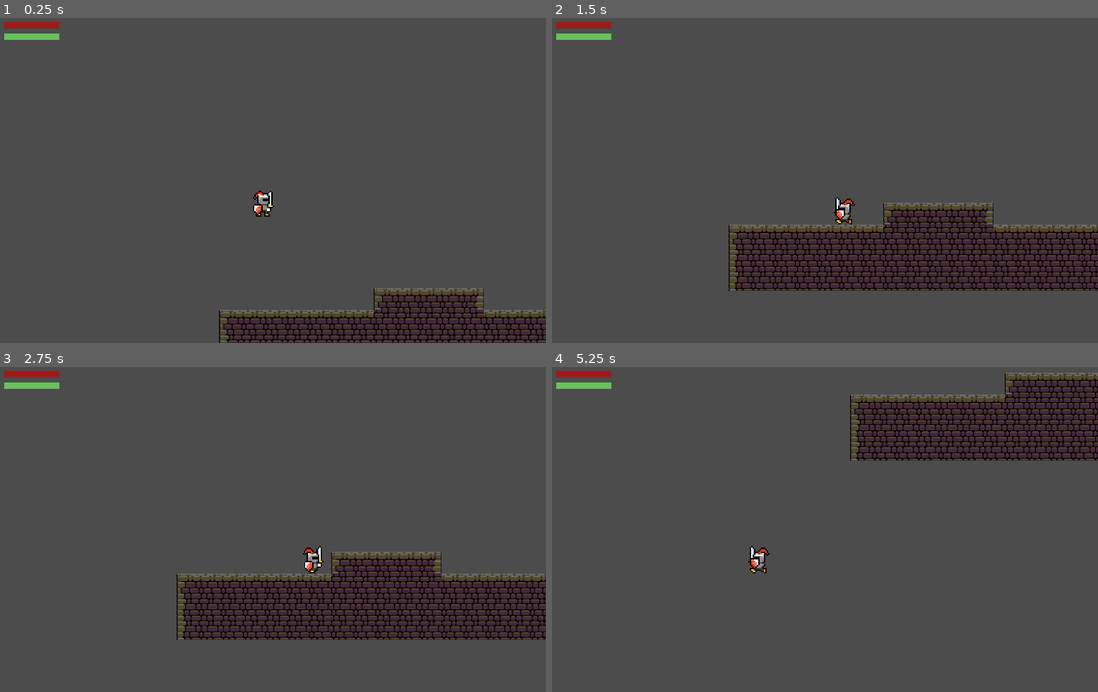
Above: before the commit, frames 1-4 (two rows, left to right).
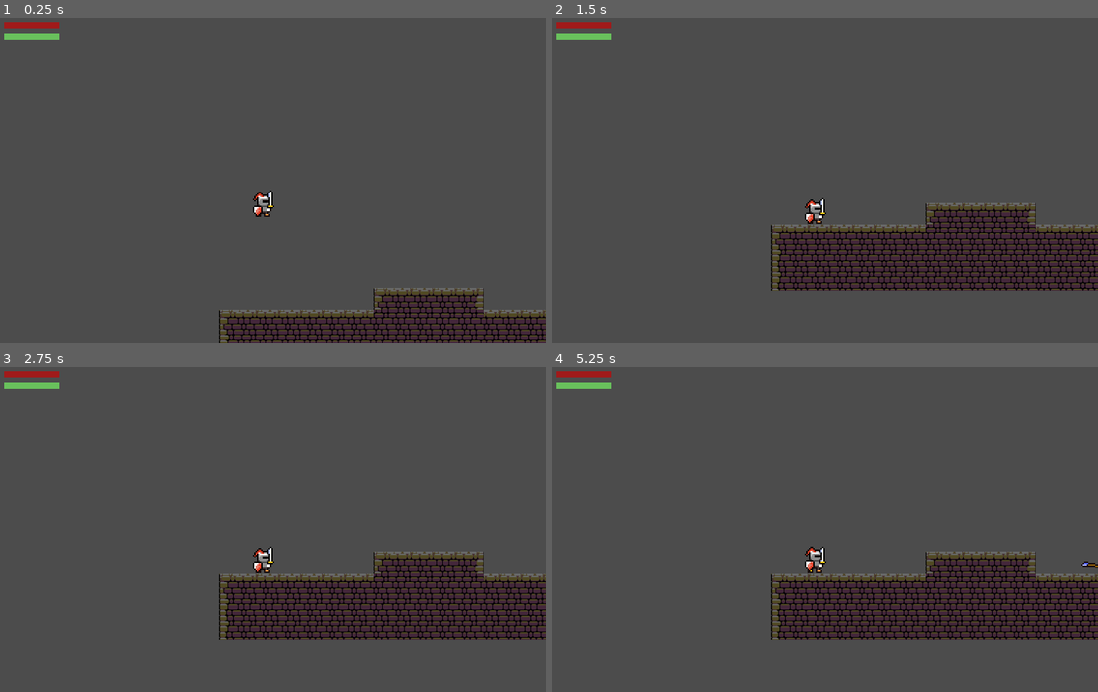
Above: after the commit, the same moments.

Repository: dim35/CEN3031-Project
Game: Godot game, scene res://environment_scenes/World.tscn
Two runs of this game, one before a commit and one after it. Both use one fixed random seed, a clock stepped at 60 frames per second and the inputs below. This scene is started directly instead of the project's main scene.
Inputs:
- Up to frame 1 (0.25 s): no input
- Up to frame 2 (1.5 s): hold Right (ui_right) 0.53-1.28 s; tap Space (ui_select) at 0.77 s; hold Left (ui_left) from 1.28 s (still down)
- Up to frame 3 (2.75 s): tap Space (ui_select) at 1.52 s; release Left (ui_left) at 2.03 s; hold Right (ui_right) from 2.03 s (still down)
- Up to frame 4 (5.25 s): release Right (ui_right) at 2.78 s; hold Up (ui_up) 2.78-3.53 s; tap Space (ui_select) at 3.02, 3.77, 4.52 s; hold Left (ui_left) from 3.53 s (still down)

The runs differ from the first frame. In frame 1, 0.1% of the frame differs, in the area x 46-50%, y 53-61%; in frame 2, 7.4%; in frame 3, 7.4%; in frame 4, 24%, in the area x 35-100%, y 1-84%.

Commit message:
Entity script changes

Diff:
--- a/entity_scenes/AnimatedEntity.gd
+++ b/entity_scenes/AnimatedEntity.gd
@@ -4,7 +4,8 @@
 # ----------- All attributes of an animated entity -----------
 var velocity = Vector2()
 var speed = 300
-var health = 10
+var health = 100
+var stamina = 100
 var defense = 10
 const UP_DIRECTION = Vector2(0, -1)
 const GRAVITY = 10
@@ -12,7 +13,6 @@
 
 
 func _physics_process(delta):
-	# print("Super") # For debugging purposes only
 	velocity.y += GRAVITY
 	velocity.x = 0
 	pass
--- a/entity_scenes/Player.gd
+++ b/entity_scenes/Player.gd
@@ -1,10 +1,15 @@
 extends "res://entity_scenes/AnimatedEntity.gd"
+const MAX_STAMINA = 150
+const MAX_HEALTH = 200
+var player_is_idle = true
 
 
-# Initialize the Player entity with attributes
+
+# Initialize the Player entity with its attributes
 func _ready():
 	speed = 200
-	health = 15
+	health = 200
+	stamina = 150
 	defense = 15
 	pass
 
@@ -15,46 +20,43 @@
 
 	._physics_process(delta)
 
-	# Player is moving to the right
-	if Input.is_action_pressed("ui_right"):
+	# Player is moving left
+	if Input.is_action_pressed("move_left") and stamina > 0:
+		velocity.x = -speed
+		stamina -= 0.3
+
+	# Player is moving right
+	if Input.is_action_pressed("move_right") and stamina > 0:
 		velocity.x = speed
-		# Pressing SHIFT - run 40% faster
-		if Input.is_key_pressed(16777237):
-			velocity.x = 1.4*speed
-
-	# Player is moving to the left
-	if Input.is_action_pressed("ui_left"):
-		velocity.x = -speed
-		# Pressing SHIFT - run 40% faster
-		if Input.is_key_pressed(16777237):
-			velocity.x = -1.4*speed
+		stamina -= 0.3
 
 	# Player is jumping
-	if Input.is_action_just_pressed("ui_up"):
+	if Input.is_action_just_pressed("jump") and stamina > 0:
 		if is_on_floor():
 			velocity.y = -1.5*speed
+			stamina -= 10
 
-	# Player is attacking via the X key
-	if Input.is_key_pressed(88):
+	# Player is attacking
+	if Input.is_action_pressed("attack") and stamina > 0:
 		update_state("attacking")
-		velocity = Vector2(0,0)
+		stamina -= 0.5
+		velocity.x = 0
 
-	# "Else if" because we assume a player does not attack while moving
+	# Walking
 	elif velocity.x != 0:
 		update_state("walking")
 		$Animations.flip_h = velocity.x < 0
 
-	# Default to idle animation if the player is not doing any of the above
+	# Player is idle
 	else:
+		velocity.x = 0
 		update_state("idle")
+		stamina = min(stamina + 0.4, MAX_STAMINA)
+
 
 
 	# Play whatever animation was set
 	$Animations.play()
 
-
 	# Updates player's movement based on their velocity
 	velocity = move(velocity)
-
-
-	# print("Player") # for debugging purposes only
--- a/entity_scenes/Player.tscn
+++ b/entity_scenes/Player.tscn
@@ -1,17 +1,17 @@
 [gd_scene load_steps=15 format=2]
 
 [ext_resource path="res://entity_scenes/Player.gd" type="Script" id=1]
-[ext_resource path="res://assets/animation_sprites/idle-1.png" type="Texture" id=2]
-[ext_resource path="res://assets/animation_sprites/idle-0.png" type="Texture" id=3]
-[ext_resource path="res://assets/animation_sprites/attacking-0.png" type="Texture" id=4]
-[ext_resource path="res://assets/animation_sprites/attacking-1.png" type="Texture" id=5]
-[ext_resource path="res://assets/animation_sprites/attacking-2.png" type="Texture" id=6]
-[ext_resource path="res://assets/animation_sprites/walking-0.png" type="Texture" id=7]
-[ext_resource path="res://assets/animation_sprites/walking-1.png" type="Texture" id=8]
-[ext_resource path="res://assets/animation_sprites/walking-2.png" type="Texture" id=9]
-[ext_resource path="res://assets/animation_sprites/walking-3.png" type="Texture" id=10]
-[ext_resource path="res://assets/animation_sprites/walking-4.png" type="Texture" id=11]
-[ext_resource path="res://assets/animation_sprites/walking-5.png" type="Texture" id=12]
+[ext_resource path="res://assets/animation_sprites/walking-0.png" type="Texture" id=2]
+[ext_resource path="res://assets/animation_sprites/walking-1.png" type="Texture" id=3]
+[ext_resource path="res://assets/animation_sprites/walking-2.png" type="Texture" id=4]
+[ext_resource path="res://assets/animation_sprites/walking-3.png" type="Texture" id=5]
+[ext_resource path="res://assets/animation_sprites/walking-4.png" type="Texture" id=6]
+[ext_resource path="res://assets/animation_sprites/walking-5.png" type="Texture" id=7]
+[ext_resource path="res://assets/animation_sprites/attacking-0.png" type="Texture" id=8]
+[ext_resource path="res://assets/animation_sprites/attacking-1.png" type="Texture" id=9]
+[ext_resource path="res://assets/animation_sprites/attacking-2.png" type="Texture" id=10]
+[ext_resource path="res://assets/animation_sprites/idle-1.png" type="Texture" id=11]
+[ext_resource path="res://assets/animation_sprites/idle-0.png" type="Texture" id=12]
 
 [sub_resource type="CapsuleShape2D" id=1]
 
@@ -22,23 +22,23 @@
 [sub_resource type="SpriteFrames" id=2]
 
 animations = [ {
-"frames": [ ExtResource( 2 ), ExtResource( 3 ) ],
+"frames": [ ExtResource( 2 ), ExtResource( 3 ), ExtResource( 4 ), ExtResource( 5 ), ExtResource( 6 ), ExtResource( 7 ) ],
 "loop": true,
-"name": "idle",
-"speed": 5.0
+"name": "walking",
+"speed": 8.0
 }, {
-"frames": [ ExtResource( 4 ), ExtResource( 5 ), ExtResource( 6 ) ],
+"frames": [ ExtResource( 8 ), ExtResource( 9 ), ExtResource( 10 ) ],
 "loop": true,
 "name": "attacking",
 "speed": 6.0
 }, {
-"frames": [ ExtResource( 7 ), ExtResource( 8 ), ExtResource( 9 ), ExtResource( 10 ), ExtResource( 11 ), ExtResource( 12 ) ],
+"frames": [ ExtResource( 11 ), ExtResource( 12 ) ],
 "loop": true,
-"name": "walking",
-"speed": 8.0
+"name": "idle",
+"speed": 5.0
 } ]
 
-[node name="Player" type="KinematicBody2D" index="0"]
+[node name="Player" type="KinematicBody2D"]
 
 position = Vector2( 864, 128 )
 scale = Vector2( 2, 2 )
@@ -59,7 +59,6 @@
 
 frames = SubResource( 2 )
 animation = "idle"
-frame = 1
 playing = true
 _sections_unfolded = [ "Material", "Pause", "Transform", "Visibility", "Z Index" ]
 
